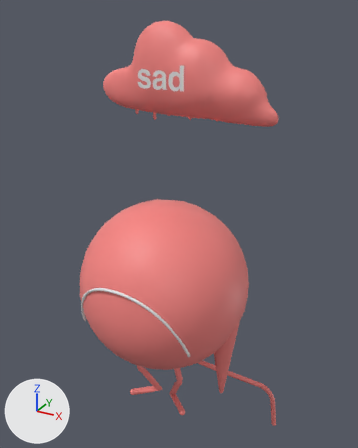
The glTF model public/models/RevisedV2/Sad.gltf: old version first, new version second.
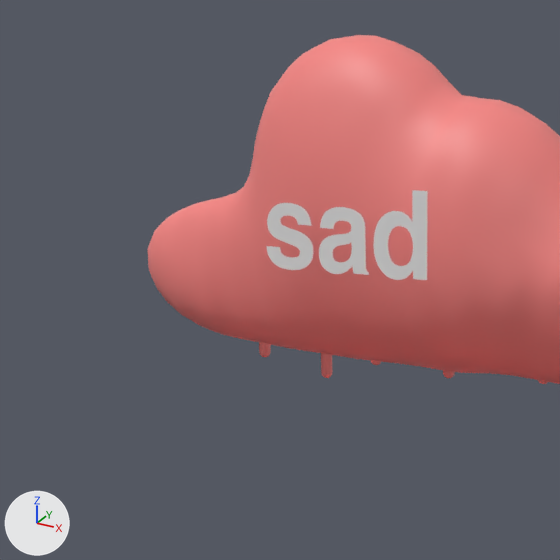
The first picture shows the older version from a 50 mm camera at (331.0, -553.0, 436.0) aimed at (13.0, 25.0, 147.0). The close-ups show both versions on the part from 17% to 62% of the width and 2% to 38% of the height of that picture; other places that the commit changed are outside them. The lights are fixed; the arrows at lower left show +X, +Y and +Z. Where no turn or scale is listed for an object, it has been applied to the vertices.

The first close-up shows 'Cloud', 'Sad.ai'.
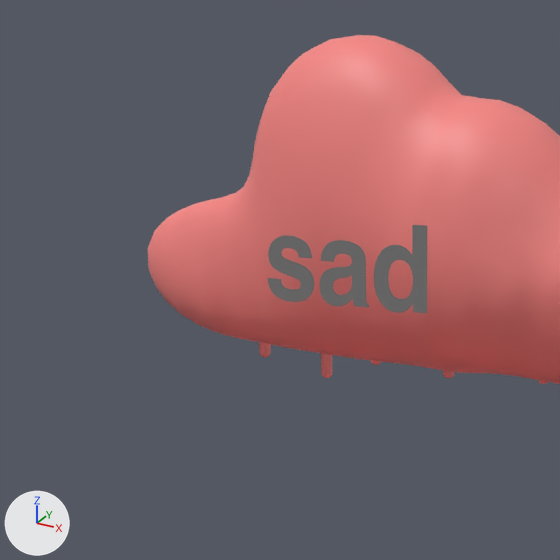
Boxes (x1, y1, x2, y2) around the edits, measured in the close-ups (560 x 560 px):
```json
{"object": "Sad.ai", "change": "recoloured, moved", "before": [267, 190, 428, 280], "after": [268, 225, 427, 313]}
```

Edits to the scene script, one JSON object a line:
```json
{"op": "set", "path": "mat_mat_2.base_color", "old": "(0.8, 0.8, 0.8)", "new": "(0.2, 0.2, 0.2)", "note": "white #e7e7e7 -> grey #7c7c7c"}
{"op": "set", "path": "ob_sad_ai.location", "old": "(-0.1, -0.9, 354.9)", "new": "(-0.1, -0.9, 343.3)"}
```
